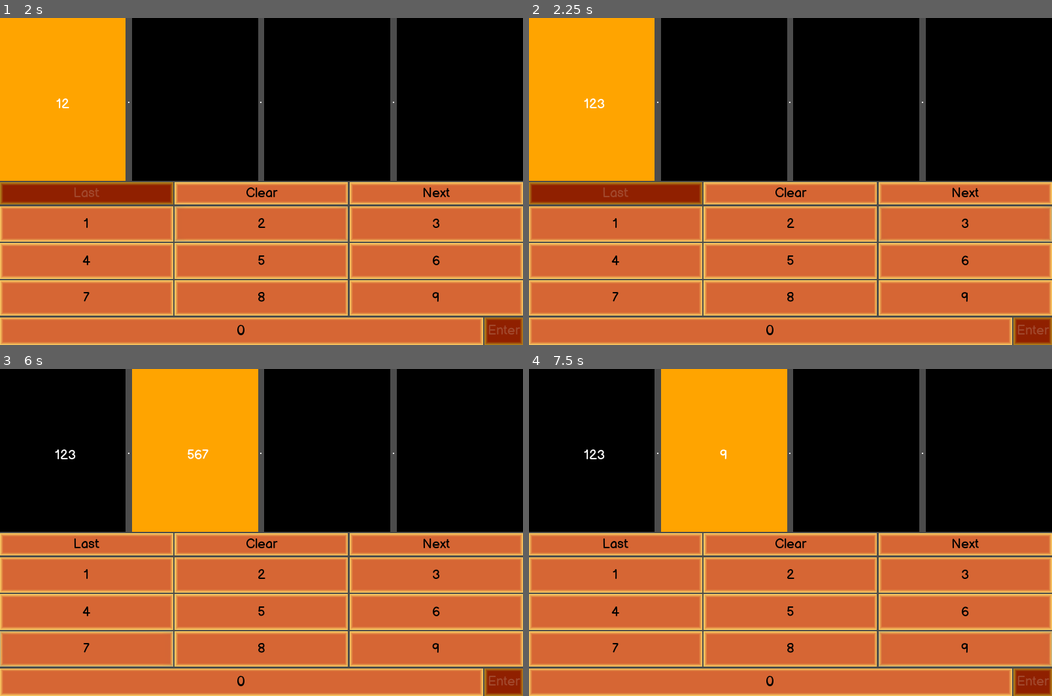
Above: before the commit, frames 1-4 (two rows, left to right).
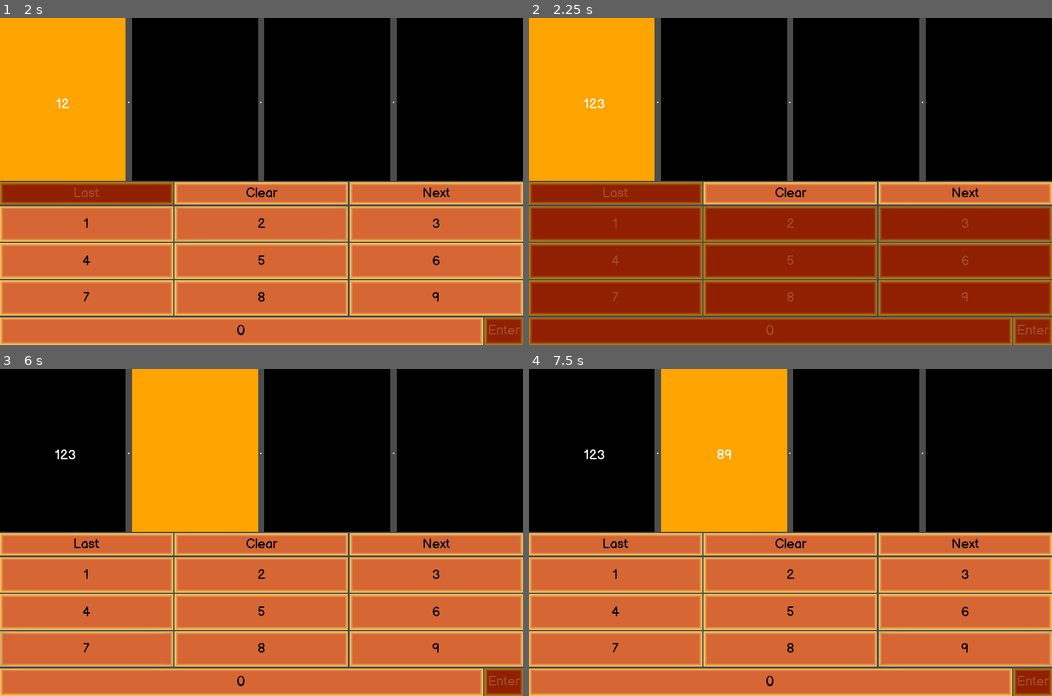
Above: after the commit, the same moments.

Repository: RaccoonHandsProductions/CanningSeason
Game: Godot game, scene res://UI/IPEntryControl.tscn
Two runs of this game, one before a commit and one after it. Both use one fixed random seed, a clock stepped at 60 frames per second and the inputs below. This scene is started directly instead of the project's main scene.
Inputs (mouse positions are in pixels of both pictures, inside the frame that each line leads up to):
- Up to frame 1 (2 s): click "1" at 0.5 s; click "2" at 1.25 s
- Up to frame 2 (2.25 s): click "3" at 2 s
- Up to frame 3 (6 s): click (88, 610) at 2.75 s, where only the run before the commit has a clickable "4"; click "Next" at 3.5 s; click "5" at 4.25 s; click "6" at 5 s; click "7" at 5.75 s
- Up to frame 4 (7.5 s): click "8" at 6.5 s; click "9" at 7.25 s

Frame 1 is identical in both runs. In frame 2, 40% of the frame differs, in the area x 0-100%, y 57-100%; in frame 3, less than 0.1%; in frame 4, less than 0.1%.

Commit message:
Disable number buttons on 3 digits in section

Diff:
--- a/project/UI/IPEntryControl.gd
+++ b/project/UI/IPEntryControl.gd
@@ -46,9 +46,11 @@
 
 func on_number_Button_pressed(num:int):
 	if ip_octet.length() <= 2:
-		ip_octet += str(num) #creates octet string
+		ip_octet += str(num)
+		print(ip_octet)
 		current_section_label.text += str(num)
-	elif ip_octet.length() == 3:
+
+	if ip_octet.length() == 3:
 		if validate_octet(ip_octet) == true:
 			ip_array.append(ip_octet)
 			ip_octet = ""
@@ -60,9 +62,8 @@
 		else:
 			ip_octet = ""
 			current_section_label.text = ""
-
+			update()
 			_choose_display_field(current_field_index)
-
 	print(ip_array)
 
 func _choose_display_field(field):
@@ -77,7 +78,6 @@
 			field_four.has_focus = false
 			back_button.disabled = true
 			enter_button.disabled = true
-			update()
 		2:
 			current_section = field_two
 			current_field_index = 2
@@ -88,7 +88,6 @@
 			field_four.has_focus = false
 			back_button.disabled = false
 			next_button.disabled = false
-			update()
 		3:
 			current_section = field_three
 			current_field_index = 3
@@ -99,7 +98,6 @@
 			field_four.has_focus = false
 			back_button.disabled = false
 			next_button.disabled = false
-			update()
 		4:
 			current_section = field_four
 			current_field_index = 4
@@ -110,7 +108,7 @@
 			current_section.has_focus = true
 			back_button.disabled = false
 			next_button.disabled = true
-			update()
+	update()
 
 func _on_NextBoxPriority_pressed():
 	for buttons in number_button_array:
